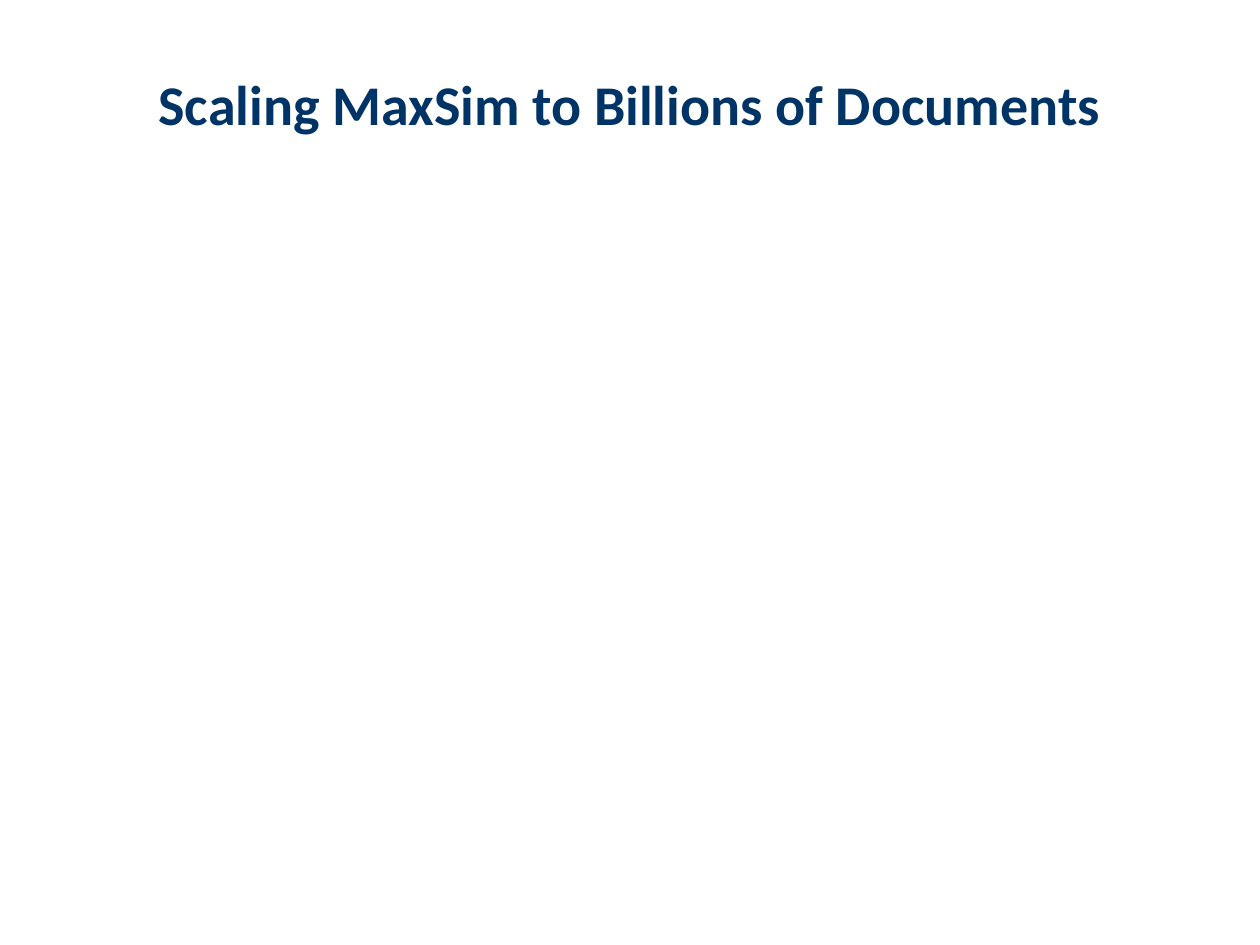
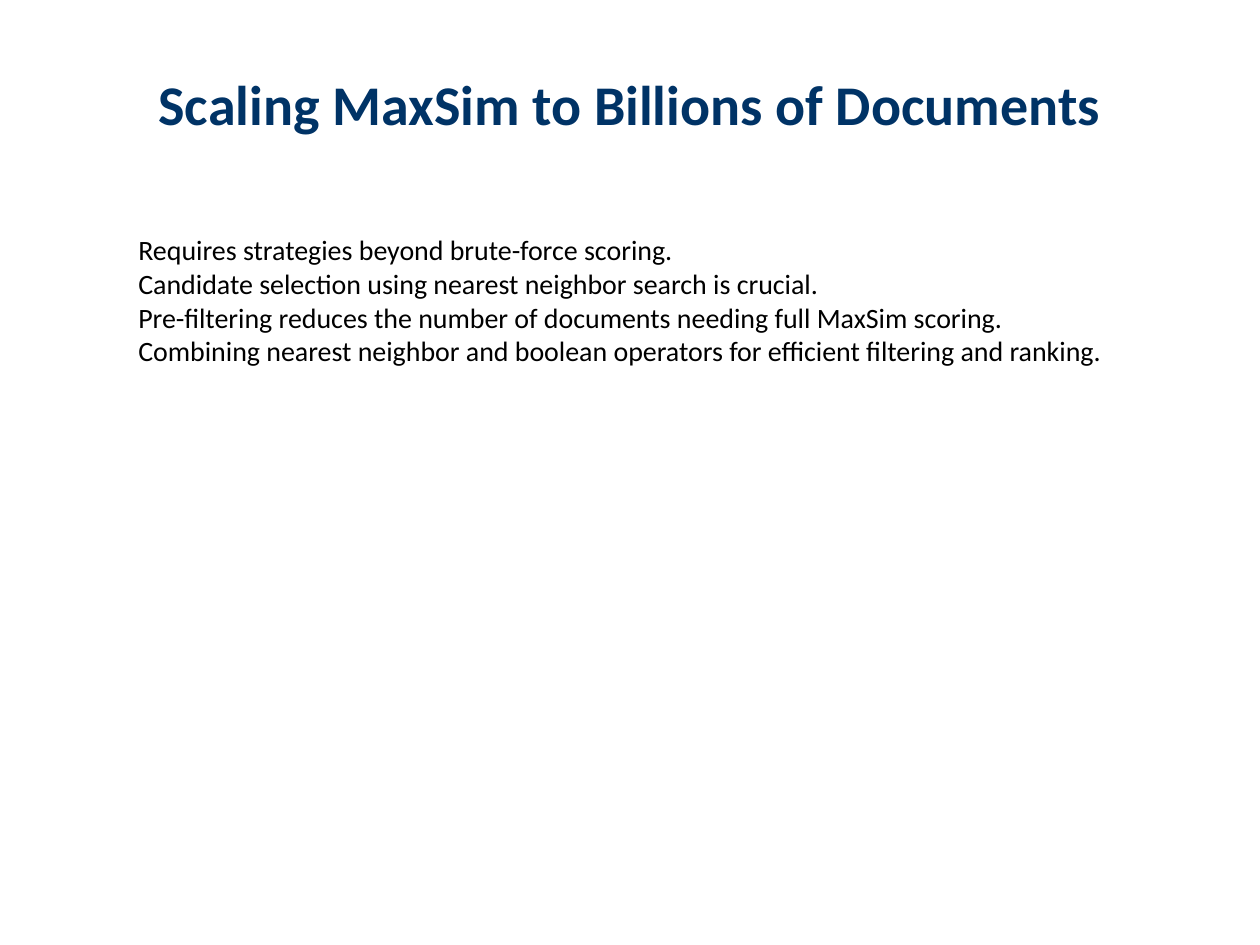
Before and after one commit to haadirakhangi/Edunexus, a slide deck: slide 19 of server-side/server/teacher/downloaded-presentations/Large Language Models/Colbert.pptx (slide 24 before the commit). Drawn at 1260x945 pixels with LibreOffice and Linux fonts; fonts in the diff are those of the drawing. Boxes give left, top, right and bottom in pixels: in the first picture for what was removed or moved away, otherwise in the second. Text is boxed around its words. In the diff, an @@ line names an element or a change of style, - is before the commit and + after.

```diff
--- a/server-side/server/teacher/downloaded-presentations/Large Language Models/Colbert.pptx
+++ b/server-side/server/teacher/downloaded-presentations/Large Language Models/Colbert.pptx
@@ text added at (x1=138, y1=240, x2=1101, y2=366), 16 pt, text #000000 @@
+  Requires strategies beyond brute-force scoring.
+  Candidate selection using nearest neighbor search is crucial.
+  Pre-filtering reduces the number of documents needing full MaxSim scoring.
+  Combining nearest neighbor and boolean operators for efficient filtering and ranking.
```
Also in this commit, not shown: 16 other slides changed, 6 slides added, 20 slides removed, 1 other file.
